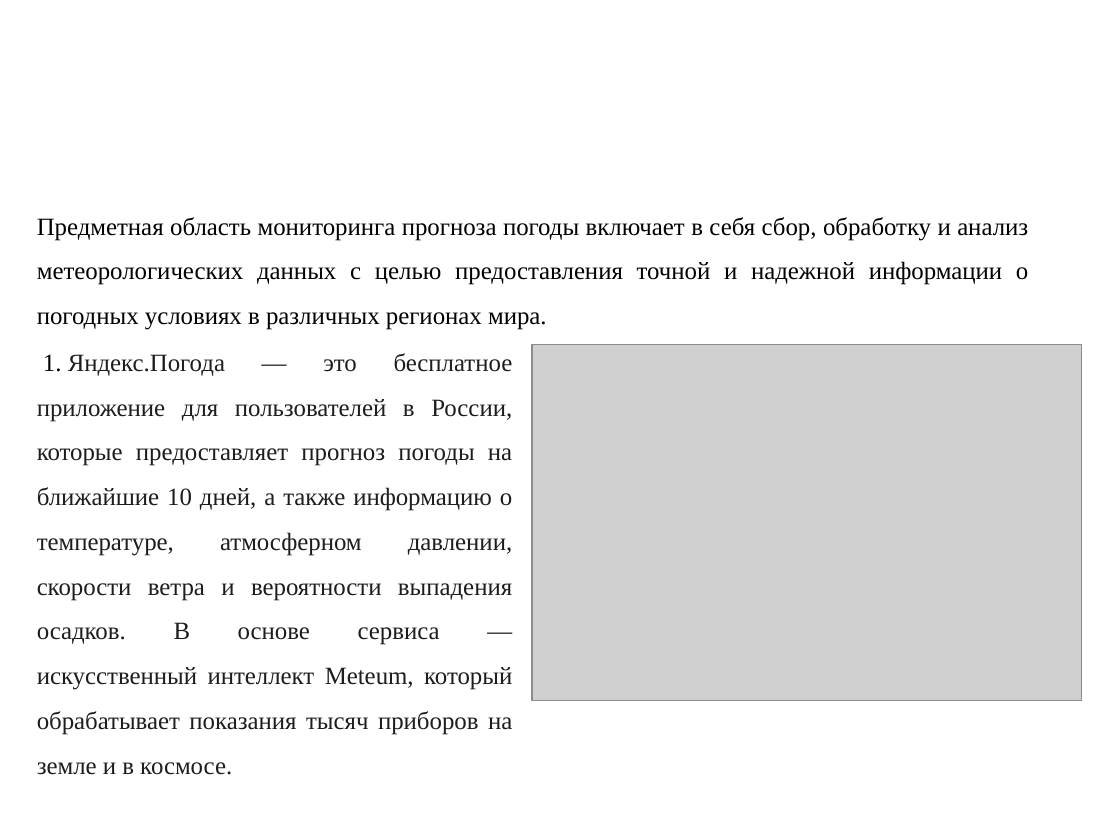
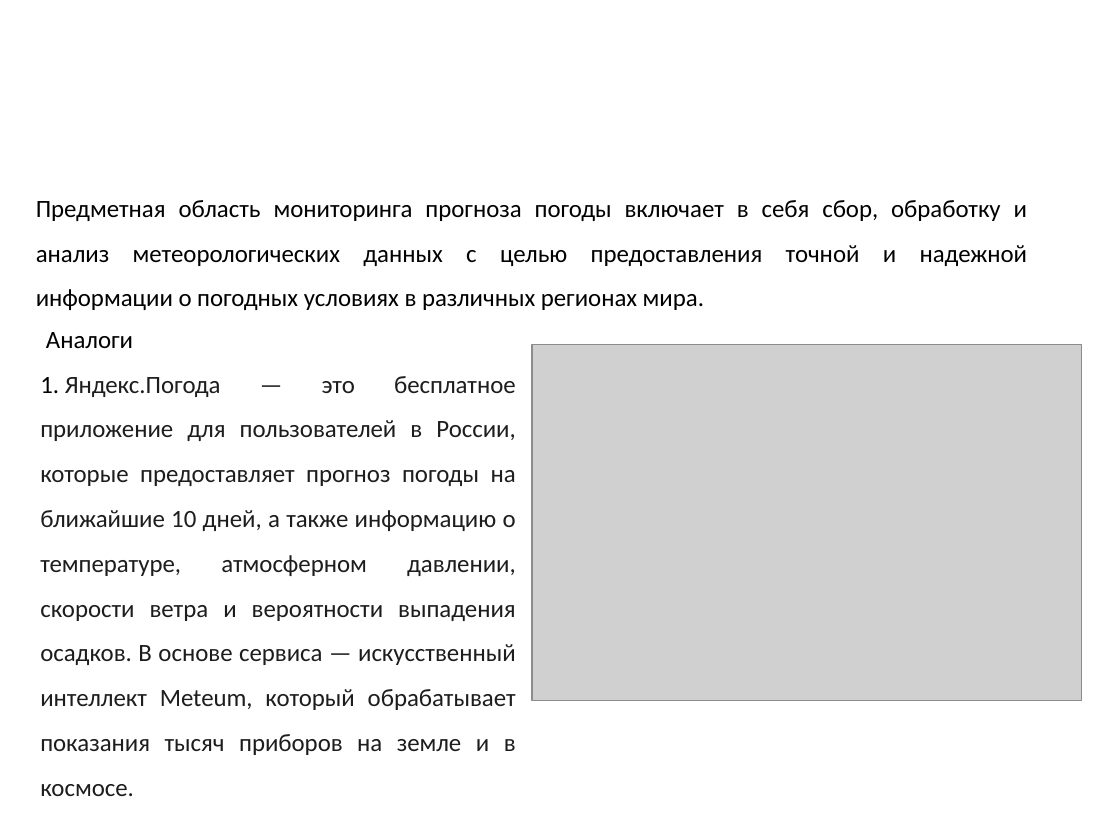
Before and after one commit to rad1anttt/kursa4-_-, a slide deck: slide 5 of Кузьмин презентация.pptx (slide 4 before the commit). Drawn at 1120x840 pixels with LibreOffice and Linux fonts; fonts in the diff are those of the drawing; grey boxes stand for pictures; background and template pictures are left out. Boxes give left, top, right and bottom in pixels: in the first picture for what was removed or moved away, otherwise in the second. Text is boxed around its words. In the diff, an @@ line names an element or a change of style, - is before the commit and + after.

```diff
--- a/Кузьмин презентация.pptx
+++ b/Кузьмин презентация.pptx
@@ text "Предметная область мониторинга прогноза погоды ...": place and size @@
-text "Предметная область мониторинга прогноза погоды ..." at [37,217,1028,330]
+text "Предметная область мониторинга прогноза погоды ..." at [36,200,1028,310]
@@ text "Предметная область мониторинга прогноза погоды ..." at [36,200,1028,310]: font Times New Roman to Calibri @@
@@ text "Аналоги": place and size @@
-text "Аналоги" at [37,353,513,775]
+text "Аналоги" at [40,332,516,796]
@@ text at [46,332,133,348]: paragraph added @@
+Аналоги
@@ text at [40,376,516,796]: font Times New Roman to Calibri @@
```
Also in this commit, not shown: 10 other slides changed, 3 slides added, 2 slides removed, 1 other file.
